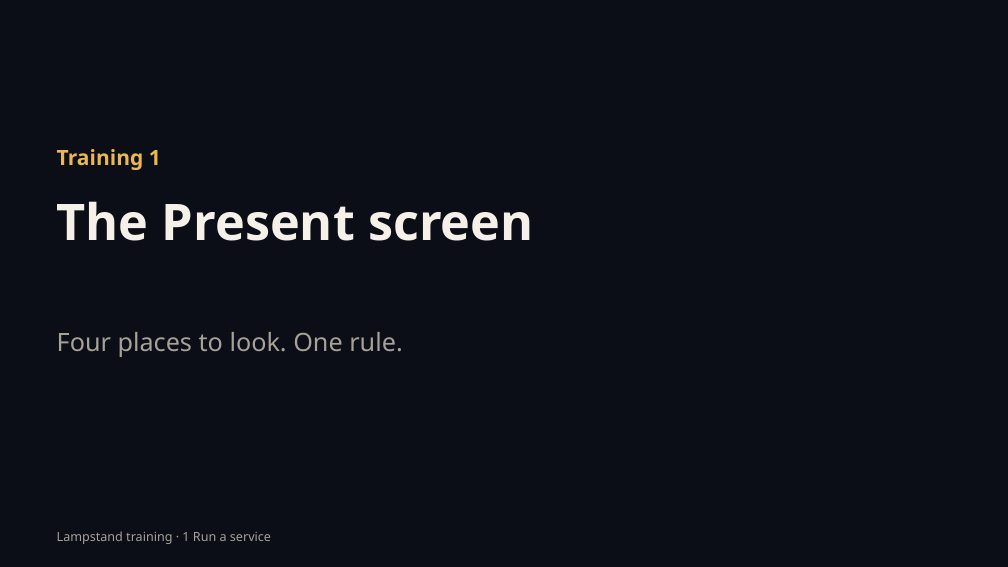
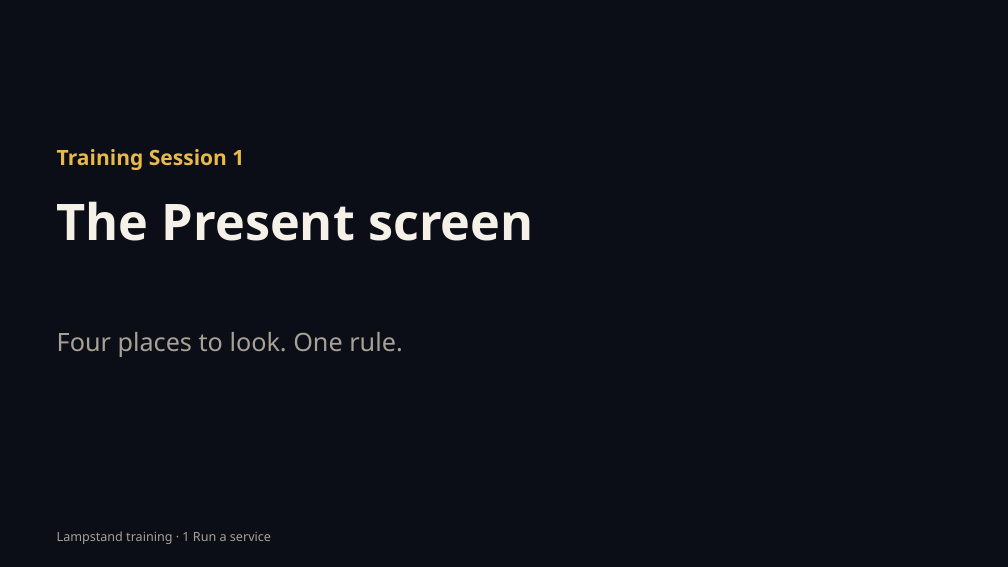
Before and after one commit to incrhst/lampstand, a slide deck: slide 1 of training/decks/t1-present-screen.pptx. Drawn at 1008x567 pixels with LibreOffice and Linux fonts; fonts in the diff are those of the drawing. Boxes give left, top, right and bottom in pixels: in the first picture for what was removed or moved away, otherwise in the second. Text is boxed around its words. In the diff, an @@ line names an element or a change of style, - is before the commit and + after.

```diff
--- a/training/decks/t1-present-screen.pptx
+++ b/training/decks/t1-present-screen.pptx
@@ text at [57,149,244,170]: text changed @@
-Training 1
+Training Session 1
```
Also in this commit, not shown: 49 other files.
